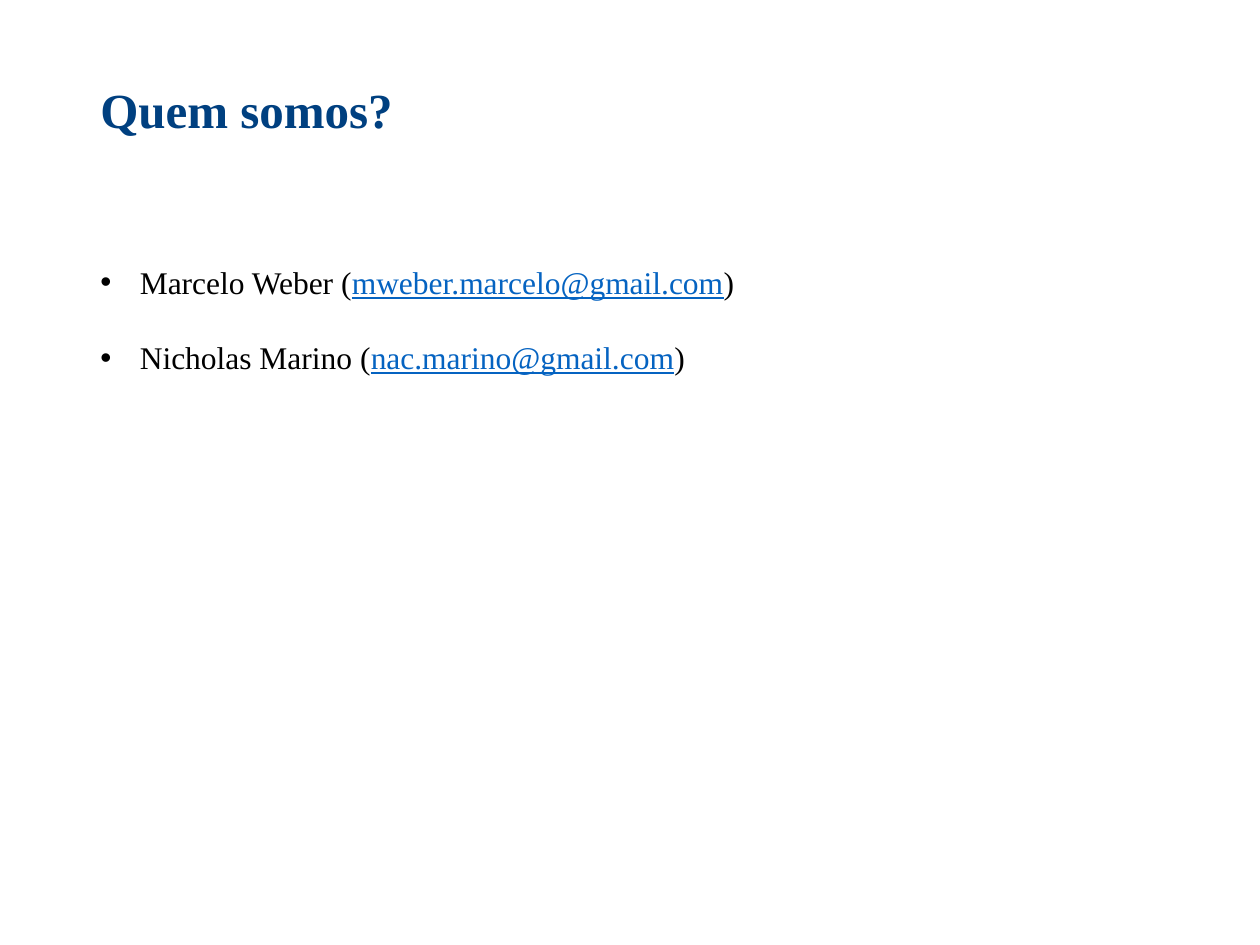
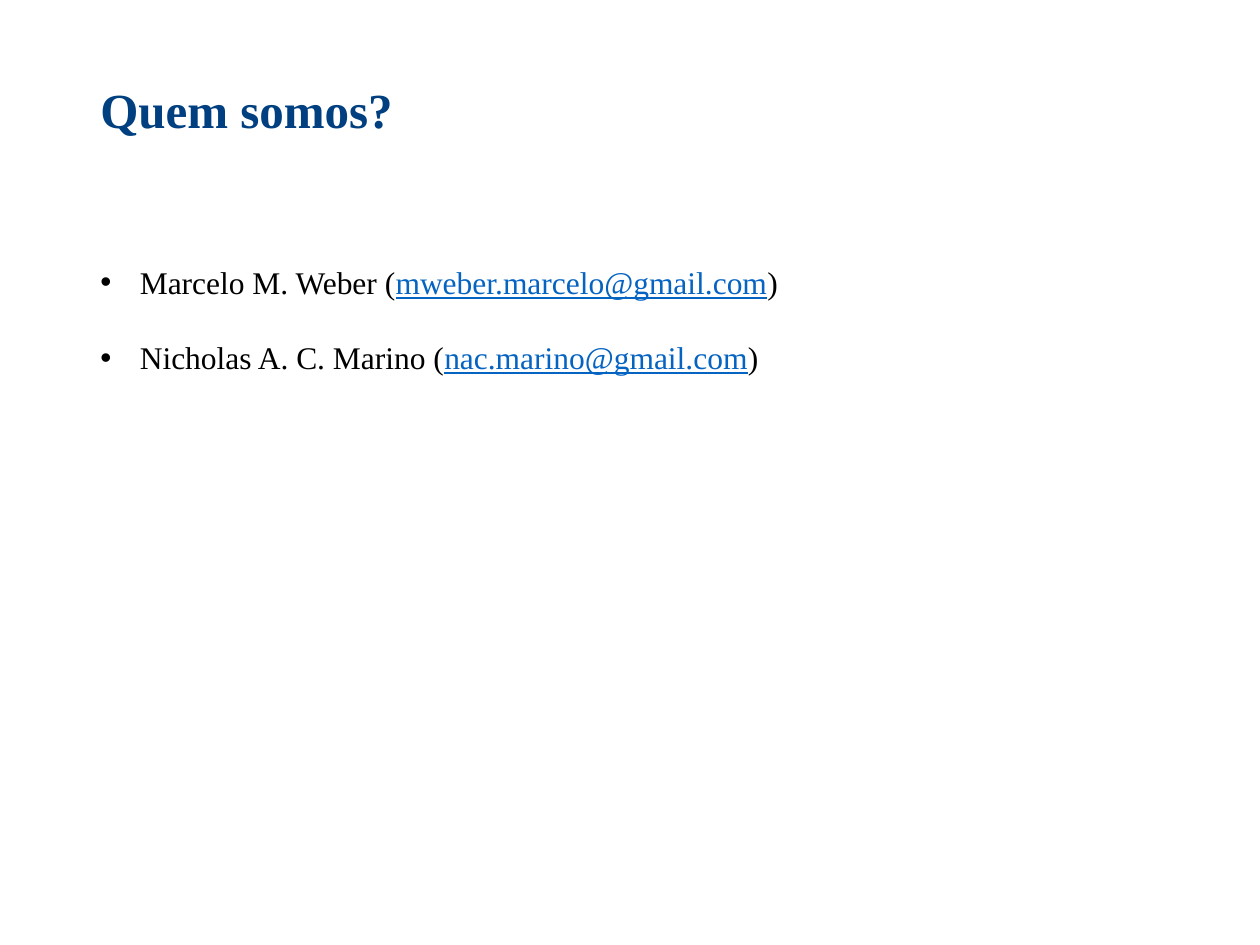
Before and after one commit to nacmarino/maR, a slide deck: slide 2 of 01 - apresentacao e estrutura do curso/Estrutura do Curso.pptx. Drawn at 1260x945 pixels with LibreOffice and Linux fonts; fonts in the diff are those of the drawing. Boxes give left, top, right and bottom in pixels: in the first picture for what was removed or moved away, otherwise in the second. Text is boxed around its words. In the diff, an @@ line names an element or a change of style, - is before the commit and + after.

```diff
--- a/01 - apresentacao e estrutura do curso/Estrutura do Curso.pptx
+++ b/01 - apresentacao e estrutura do curso/Estrutura do Curso.pptx
@@ text at <box>140,272,778,376</box>: text changed @@
-• Marcelo Weber (mweber.marcelo@gmail.com)
-• Nicholas Marino (nac.marino@gmail.com)
+• Marcelo M. Weber (mweber.marcelo@gmail.com)
+• Nicholas A. C. Marino (nac.marino@gmail.com)
```
Also in this commit, not shown: 5 other slides changed, 1 slide added.
